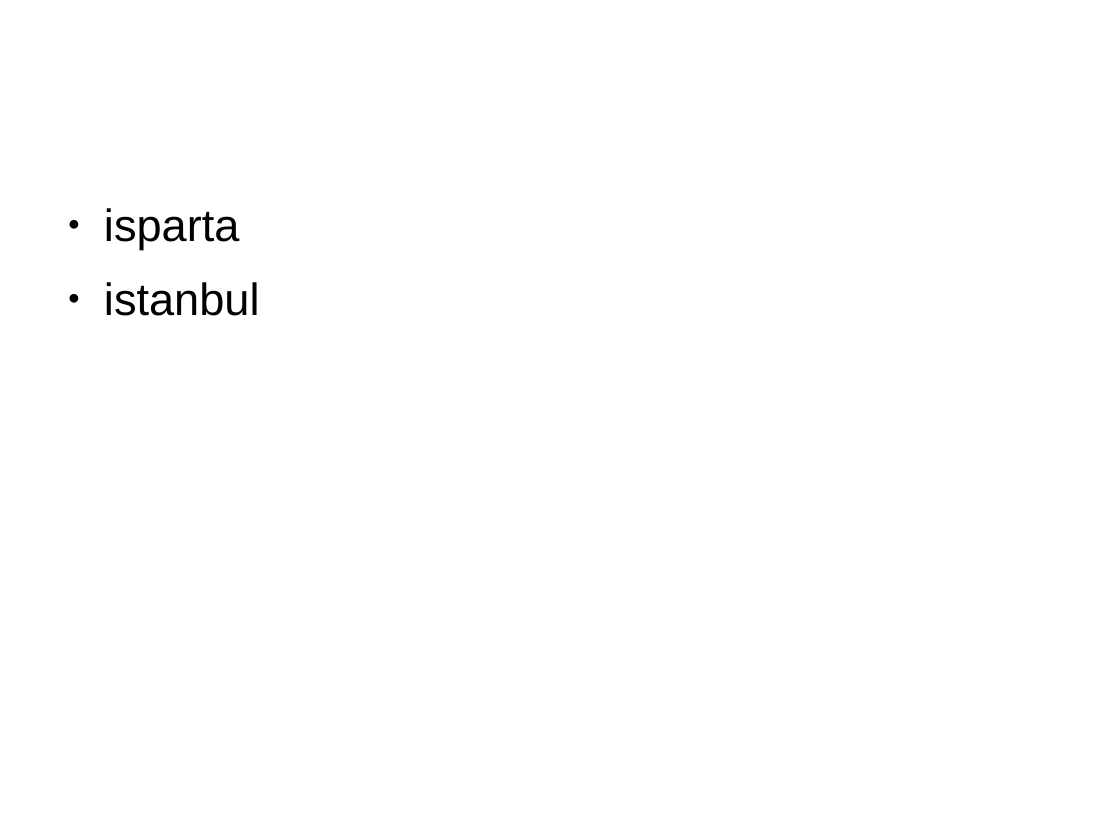
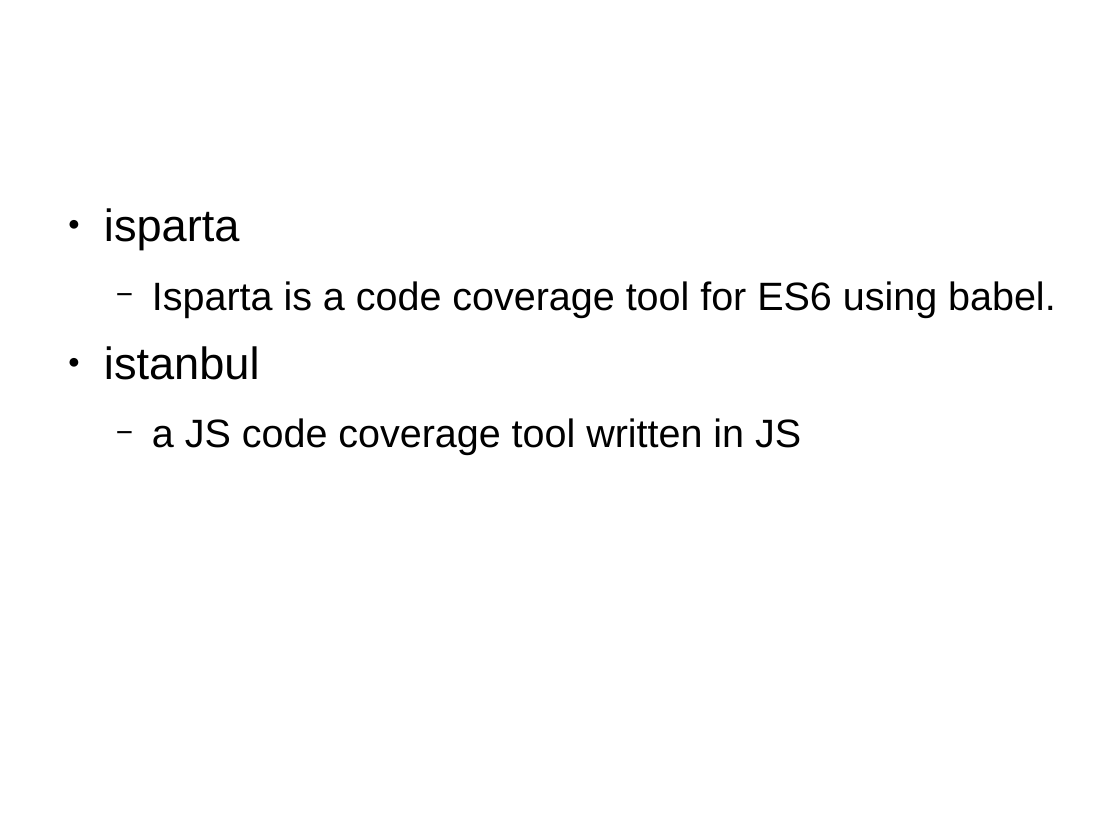
Before and after one commit to sallop/til, a slide deck: slide 15 of nodejs入門.odp. Drawn at 1120x840 pixels with LibreOffice and Linux fonts; fonts in the diff are those of the drawing. Boxes give left, top, right and bottom in pixels: in the first picture for what was removed or moved away, otherwise in the second. Text is boxed around its words. In the diff, an @@ line names an element or a change of style, - is before the commit and + after.

```diff
--- a/nodejs入門.odp
+++ b/nodejs入門.odp
@@ text at (x1=152, y1=281, x2=1056, y2=318): paragraph added @@
+  − Isparta is a code coverage tool for ES6 using babel.
@@ text at (x1=152, y1=418, x2=801, y2=455): paragraph added @@
+  − a JS code coverage tool written in JS
```
Also in this commit, not shown: 4 other files.
